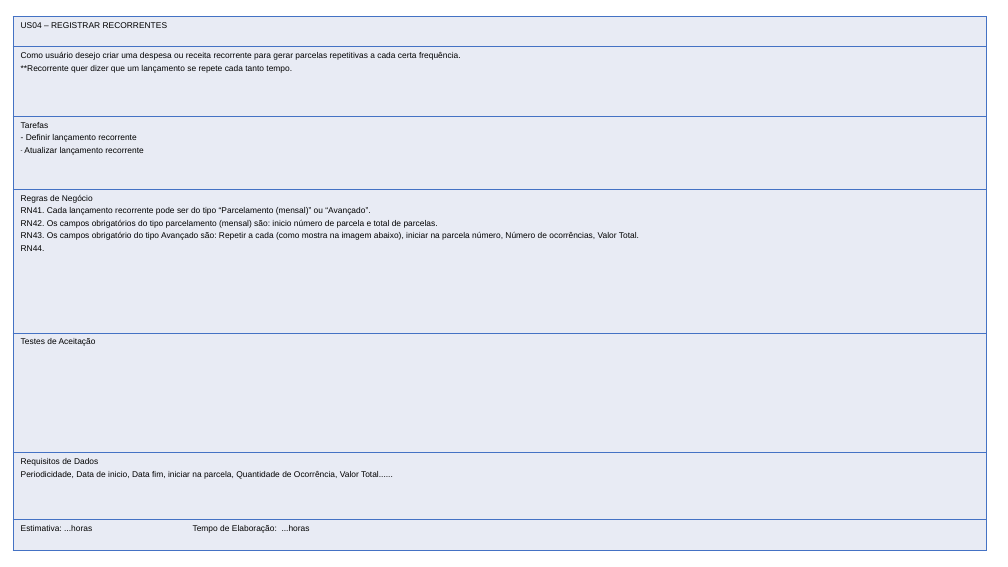
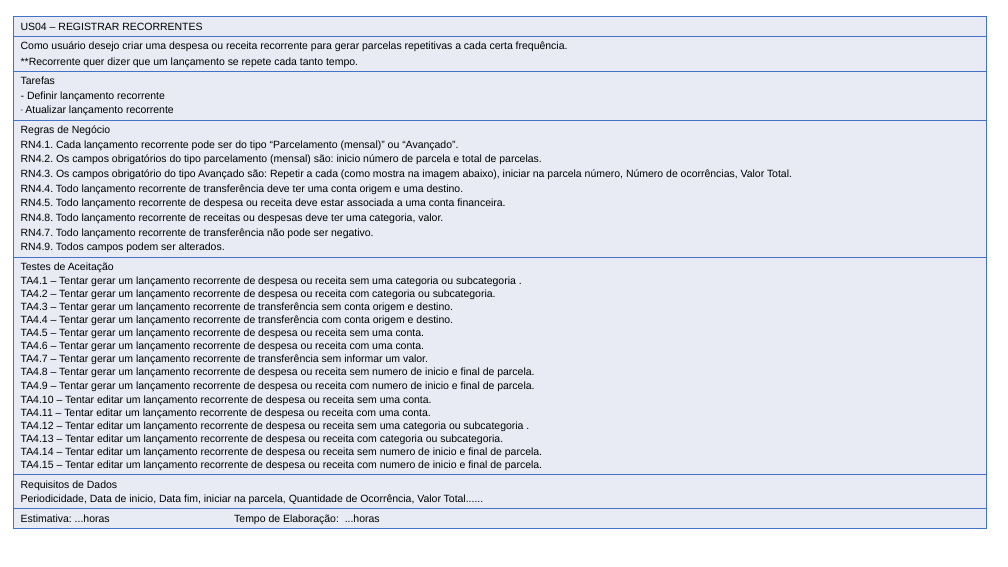
Before and after one commit to evertonschuster/GestaoFinancaPessoal, a slide deck: slide 1 of GestaoFinancaPessoal/GestaoFinancaPessoal/Documentos/Entrega-02/UserStories.pptx. Drawn at 1008x567 pixels with LibreOffice and Linux fonts; fonts in the diff are those of the drawing. Boxes give left, top, right and bottom in pixels: in the first picture for what was removed or moved away, otherwise in the second. Text is boxed around its words. In the diff, an @@ line names an element or a change of style, - is before the commit and + after.

Commit message:
UserStories v2 e Testes de aceitação (04,07,08)

```diff
--- a/GestaoFinancaPessoal/GestaoFinancaPessoal/Documentos/Entrega-02/UserStories.pptx
+++ b/GestaoFinancaPessoal/GestaoFinancaPessoal/Documentos/Entrega-02/UserStories.pptx
@@ table at [13, 17, 987, 561] @@
-row 4, column 1: Regras de Negócio / RN41. Cada lançamento recorrente pode ser do tipo “Parcelamento (mensal)” ou “Avançado”. / RN42. Os campos obrigatórios do tipo parcelamento (mensal) são: inicio número de parcela e total de parcelas. / RN43. Os campos obrigatório do tipo Avançado são: Repetir a cada (como mostra na imagem abaixo), iniciar na parcela número, Número de ocorrências, Valor Total. / RN44.
+row 4, column 1: Regras de Negócio / RN4.1. Cada lançamento recorrente pode ser do tipo “Parcelamento (mensal)” ou “Avançado”. / RN4.2. Os campos obrigatórios do tipo parcelamento (mensal) são: inicio número de parcela e total de parcelas. / RN4.3. Os campos obrigatório do tipo Avançado são: Repetir a cada (como mostra na imagem abaixo), iniciar na parcela número, Número de ocorrências, Valor Total. / RN4.4. Todo lançamento recorrente de transferência deve ter uma conta origem e uma destino. / RN4.5. Todo lançamento recorrente de despesa ou receita deve estar associada a uma conta financeira. / RN4.8. Todo lançamento recorrente de receitas ou despesas deve ter uma categoria, valor. / RN4.7. Todo lançamento recorrente de transferência não pode ser negativo. / RN4.9. Todos campos podem ser alterados.
-row 5, column 1: Testes de Aceitação
+row 5, column 1: Testes de Aceitação / TA4.1 – Tentar gerar um lançamento recorrente de despesa ou receita sem uma categoria ou subcategoria . / TA4.2 – Tentar gerar um lançamento recorrente de despesa ou receita com categoria ou subcategoria. / TA4.3 – Tentar gerar um lançamento recorrente de transferência sem conta origem e destino. / TA4.4 – Tentar gerar um lançamento recorrente de transferência com conta origem e destino. / TA4.5 – Tentar gerar um lançamento recorrente de despesa ou receita sem uma conta. / TA4.6 – Tentar gerar um lançamento recorrente de despesa ou receita com uma conta. / TA4.7 – Tentar gerar um lançamento recorrente de transferência sem informar um valor. / TA4.8 – Tentar gerar um lançamento recorrente de despesa ou receita sem numero de inicio e final de parcela. / TA4.9 – Tentar gerar um lançamento recorrente de despesa ou receita com numero de inicio e final de parcela. / TA4.10 – Tentar editar um lançamento recorrente de despesa ou receita sem uma conta. / TA4.11 – Tentar editar um lançamento recorrente de despesa ou receita com uma conta. / TA4.12 – Tentar editar um lançamento recorrente de despesa ou receita sem uma categoria ou subcategoria . / TA4.13 – Tentar editar um lançamento recorrente de despesa ou receita com categoria ou subcategoria. / TA4.14 – Tentar editar um lançamento recorrente de despesa ou receita sem numero de inicio e final de parcela. / TA4.15 – Tentar editar um lançamento recorrente de despesa ou receita com numero de inicio e final de parcela.
@@ size 8 to 10 pt in "US04 – REGISTRAR RECORRENTES", "Como usuário desejo criar uma despesa ou ...", "**Recorrente quer dizer que um lançamento se ...", "Tarefas" and 5 more places @@
```
Also in this commit, not shown: 2 other slides changed, 3 other files.
